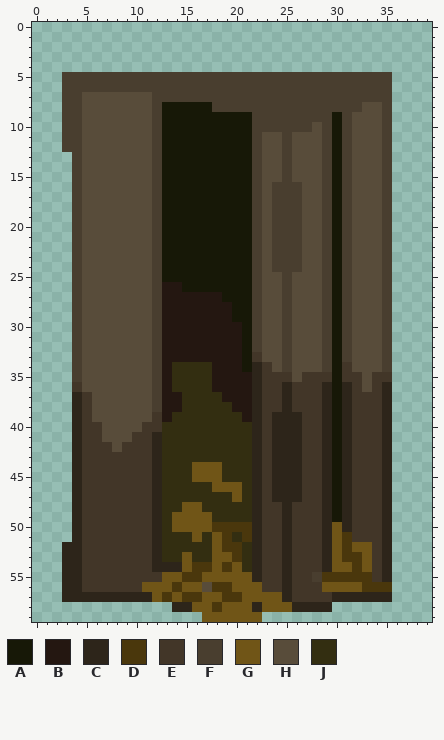
A pixel-art sprite gets an edit: Igor 2/level/images/container.png. Above is the file before it was changed.
The file is 40x60 pixels. Colours within 5 levels of each other are drawn and written as one.
Palette (. is transparent): A #171807  B #241711  C #2d251a  D #4a370c  E #423628  F #493e2f  G #705517  H #584c3a  J #332e11
Pixels before, first column x 3:
 5 FFFFFFFFFFFFFFFFFFFFFFFFFFFFFFFFF
 6 FFFFFFFFFFFFFFFFFFFFFFFFFFFFFFFFF
 7 FFHHHHHHHFFFFFFFFFFFFFFFFFFFFFFFF
 8 FFHHHHHHHFAAAAAFFFFFFFFFFFFFFFHHF
 9 FFHHHHHHHFAAAAAAAAAFFFFFFFFAFHHHF
10 FFHHHHHHHFAAAAAAAAAFFFFFFHFAFHHHF
11 FFHHHHHHHFAAAAAAAAAFHHFHHHFAFHHHF
12 FFHHHHHHHFAAAAAAAAAFHHFHHHFAFHHHF
13 .FHHHHHHHFAAAAAAAAAFHHFHHHFAFHHHF
14 .FHHHHHHHFAAAAAAAAAFHHFHHHFAFHHHF
15 .FHHHHHHHFAAAAAAAAAFHHFHHHFAFHHHF
16 .FHHHHHHHFAAAAAAAAAFHFFFHHFAFHHHF
17 .FHHHHHHHFAAAAAAAAAFHFFFHHFAFHHHF
18 .FHHHHHHHFAAAAAAAAAFHFFFHHFAFHHHF
19 .FHHHHHHHFAAAAAAAAAFHFFFHHFAFHHHF
20 .FHHHHHHHFAAAAAAAAAFHFFFHHFAFHHHF
21 .FHHHHHHHFAAAAAAAAAFHFFFHHFAFHHHF
22 .FHHHHHHHFAAAAAAAAAFHFFFHHFAFHHHF
23 .FHHHHHHHFAAAAAAAAAFHFFFHHFAFHHHF
24 .FHHHHHHHFAAAAAAAAAFHFFFHHFAFHHHF
25 .FHHHHHHHFAAAAAAAAAFHHFHHHFAFHHHF
26 .FHHHHHHHFBBAAAAAAAFHHFHHHFAFHHHF
27 .FHHHHHHHFBBBBBBAAAFHHFHHHFAFHHHF
28 .FHHHHHHHFBBBBBBBAAFHHFHHHFAFHHHF
29 .FHHHHHHHFBBBBBBBAAFHHFHHHFAFHHHF
30 .FHHHHHHHFBBBBBBBBAFHHFHHHFAFHHHF
31 .FHHHHHHHFBBBBBBBBAFHHFHHHFAFHHHF
32 .FHHHHHHHFBBBBBBBBAFHHFHHHFAFHHHF
33 .FHHHHHHHFBBBBBBBBAEHHFHHHFAFHHHF
34 .FHHHHHHHFBJJJJBBBACEHFHHHFAEHHHF
35 .FHHHHHHHFBJJJJBBBBCEEEHEEEAEEHEE
36 .EHHHHHHHFBJJJJBBBBCEECEEECACEHEC
37 .CEHHHHHHFBBJJJJBBBCEECEEECACEEEC
38 .CEHHHHHHFBBJJJJJBBCEECEEECACEEEC
39 .CEHHHHHHEBJJJJJJJBCECCCEECACEEEC
40 .CEEHHHHEEJJJJJJJJJCECCCEECACEEEC
41 .CEEHHHEECJJJJJJJJJCECCCEECACEEEC
42 .CEEEHEEECJJJJJJJJJCECCCEECACEEEC
43 .CEEEEEEECJJJJJJJJJCECCCEECACEEEC
44 .CEEEEEEECJJJGGGJJJCECCCEECACEEEC
45 .CEEEEEEECJJJGGGJJJCECCCEECACEEEC
46 .CEEEEEEECJJJJJGGGJCECCCEECACEEEC
47 .CEEEEEEECJJJJJJJGJCECCCEECACEEEC
48 .CEEEEEEECJJGGJJJJJCEECEEECACEEEC
49 .CEEEEEEECJGGGGJJJJCEECEEECACEEEC
50 .CEEEEEEECJGGGGDDDDCEECEEECGCEEEC
51 .CEEEEEEECJJJGJGDJDCEECEEECGDEEEC
52 CCEEEEEEECJJJJJGDDJCEECEEECGDGGEC
53 CCEEEEEEECJJGJJGGDJCEECEEECGDDGEC
54 CCEEEEEEECCCGDDGDGJCEECEEECGGDGEC
55 CCEEEEEEEEGGDDGGGGGCEECEEFDDDDDEC
56 CCEEEEEEGGGDGGHDDGGGEECEEEGGGGDDD
57 CCCCCCCCCGDGDDGGDDGGGGCEEEECCCCCC
58 ...........CCGGDGGGCGGGCCCC......
59 ..............GGGGGG.............
The same view after the edit:
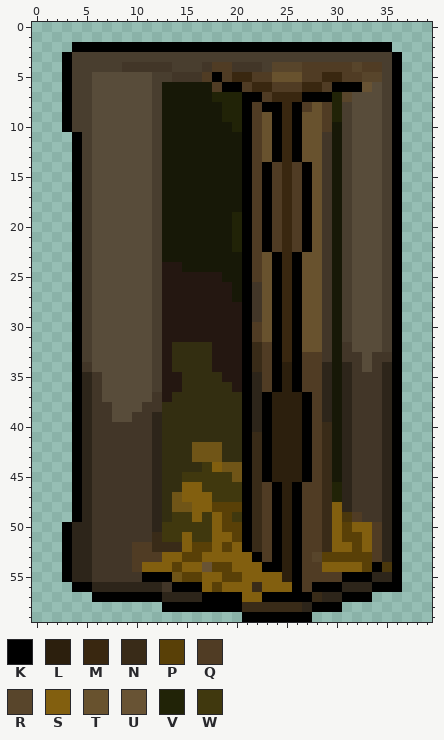
Colours new in this view: K #000000  L #2c1f0d  M #392710  N #392b18  P #594007  Q #503c24  R #58452b  S #825f0f  T #68522e  U #685334  V #212307  W #40380e
The exact change:
y 2: x 4..35 ................................ -> KKKKKKKKKKKKKKKKKKKKKKKKKKKKKKKK
y 3: x 3..36 .................................. -> KFFFFFFFFFFFFFFFFFFFFFFFFFFFFFFFFK
y 4: x 3..36 .................................. -> KFFFFFEEEEEFFFEQQEEEFRRRQQQQQRQQFK
y 5: x 3 F -> K; x 6..11 FFFFFF -> HHHHHH; x 14..34 FFFFFFFFFFFFFFFFFFFFF -> EEEQKQMMQQTTTQQMMQQRR; x 36 . -> K
y 6: x 3 F -> K; x 6..11 FFFFFF -> HHHHHH; x 13..34 FFFFFFFFFFFFFFFFFFFFFF -> AAAAAQKKQMMQQQMMQKKKUH; x 36 . -> K
y 7: x 3 F -> K; x 5 H -> F; x 13..34 FFFFFFFFFFFFFFFFFFFFFF -> AAAAAVVVKKQMMMKKKVRHHH; x 36 . -> K
y 8: x 3 F -> K; x 5 H -> F; x 18..30 FFFFFFFFFFFFF -> AVVKQKKMKQTQV; x 32 F -> H; x 36 . -> K
y 9: x 3 F -> K; x 5 H -> F; x 19..30 AAAFFFFFFFFA -> VVKQTKMKTTQV; x 36 . -> K
y 10: x 3 F -> K; x 5 H -> F; x 20..29 AAFFFFFFHF -> VKQTKMKTTQ; x 36 . -> K
y 11..12: x 3..5 FFH -> .KF; x 21..29 AFHHFHHHF -> KQTKMKTTE; x 36 . -> K
y 13: x 4..5 FH -> KF; x 21..29 AFHHFHHHF -> KQTKMKTTE; x 36 . -> K
y 14..15: x 4..5 FH -> KF; x 21..29 AFHHFHHHF -> KQKQMQKTE; x 36 . -> K
y 16..18: x 4..5 FH -> KF; x 21..29 AFHFFFHHF -> KQKQMQKTE; x 36 . -> K
y 19..22: x 4..5 FH -> KF; x 20..29 AAFHFFFHHF -> VKQKQMQKTE; x 36 . -> K
y 23: x 4..5 FH -> KF; x 21..29 AFHFFFHHF -> KQTKMKTTE; x 36 . -> K
y 24: x 4..5 FH -> KF; x 13..14 AA -> BB; x 21..29 AFHFFFHHF -> KQTKMKTTE; x 36 . -> K
y 25: x 4..5 FH -> KF; x 13..18 AAAAAA -> BBBBBB; x 21..29 AFHHFHHHF -> KQTKMKTTE; x 36 . -> K
y 26: x 4..5 FH -> KF; x 15..19 AAAAA -> BBBBB; x 21..29 AFHHFHHHF -> KETKMKTTE; x 36 . -> K
y 27: x 4..5 FH -> KF; x 19 A -> B; x 21..29 AFHHFHHHF -> KETKMKTTE; x 36 . -> K
y 28..29: x 4..5 FH -> KF; x 20..29 AAFHHFHHHF -> BKETKMKTTE; x 36 . -> K
y 30..31: x 4..5 FH -> KF; x 21..29 AFHHFHHHF -> KQTKMKTTE; x 36 . -> K
y 32: x 4..5 FH -> KF; x 14..17 BBBB -> JJJJ; x 21..29 AFHHFHHHF -> KNQKMKTTE; x 31 F -> E; x 36 . -> K
y 33: x 4..5 FH -> KF; x 14..17 BBBB -> JJJJ; x 21..29 AEHHFHHHF -> KNQKMKQQE; x 31..32 FH -> EE; x 34..36 HF. -> EEK
y 34: x 4..5 FH -> KE; x 21..29 ACEHFHHHF -> KNQKLKQQC; x 31..32 EH -> CE; x 34..36 HF. -> ECK
y 35: x 4..6 FHH -> KCE; x 14 J -> B; x 18 B -> J; x 21 B -> K; x 23..29 EEEHEEE -> QKLKQQC; x 31 E -> C; x 33 H -> E; x 35..36 E. -> CK
y 36: x 4..6 EHH -> KCE; x 14 J -> B; x 18..19 BB -> JJ; x 21 B -> K; x 23..28 EECEEE -> QKLKQQ; x 33 H -> E; x 36 . -> K
y 37: x 4..6 CEH -> KCE; x 12 F -> E; x 14 B -> J; x 19..21 BBB -> JJK; x 23..28 EECEEE -> KLLLKQ; x 36 . -> K
y 38: x 4..7 CEHH -> KCEE; x 11..14 HFBB -> EEJJ; x 20..21 BB -> JK; x 23..28 EECEEE -> KLLLKQ; x 36 . -> K
y 39: x 4..7 CEHH -> KCEE; x 10..13 HHEB -> EECJ; x 21 B -> K; x 23..28 ECCCEE -> KLLLKQ; x 36 . -> K
y 40: x 4..5 CE -> KC; x 7..10 HHHH -> EEEE; x 12 E -> C; x 21 J -> K; x 23..29 ECCCEEC -> KLLLKQN; x 36 . -> K
y 41: x 4..5 CE -> KC; x 7..9 HHH -> EEE; x 21..29 JCECCCEEC -> KNKLLLKQN; x 36 . -> K
y 42: x 4..5 CE -> KC; x 8 H -> E; x 16..18 JJJ -> GGG; x 21..29 JCECCCEEC -> KNKLLLKQN; x 36 . -> K
y 43: x 4..5 CE -> KC; x 16..18 JJJ -> GGG; x 21..29 JCECCCEEC -> KNKLLLKQN; x 36 . -> K
y 44: x 4..5 CE -> KC; x 16..29 GGGJJJCECCCEEC -> JWSGGKNKLLLKQN; x 36 . -> K
y 45: x 4..5 CE -> KC; x 15..29 JGGGJJJCECCCEEC -> WWWWWGKNKLLLKQN; x 36 . -> K
y 46: x 4..5 CE -> KC; x 15..30 JJJGGGJCECCCEECA -> SSWWWWKNQKLKQQNV; x 36 . -> K
y 47: x 4..5 CE -> KC; x 14..30 JJJJJJGJCECCCEECA -> GSSSWWWKNQKLKQQNV; x 36 . -> K
y 48: x 4..5 CE -> KC; x 14 J -> G; x 16..30 GJJJJJCEECEEECA -> SSPPPKNQKLKQQNS; x 36 . -> K
y 49: x 4..5 CE -> KC; x 14..32 GGGGJJJJCEECEEECACE -> WWSWSPWKNQKLKQQNSDQ; x 36 . -> K
y 50: x 3 . -> K; x 5 E -> C; x 13..34 JGGGGDDDDCEECEEECGCEEE -> WWWWWSPPKNQKLKQQNSPSSQ; x 36 . -> K
y 51: x 3 . -> K; x 5 E -> C; x 12..34 CJJJGJGDJDCEECEEECGDEEE -> NWWSWWSSPKNQKLKQQNSPPSQ; x 36 . -> K
y 52: x 3 C -> K; x 5 E -> C; x 10..34 EECJJJJJGDDJCEECEEECGDGGE -> QQNNNSPPSPSKNQKLKQQNSSPSQ; x 36 . -> K
y 53: x 3 C -> K; x 5 E -> C; x 10..34 EECJJGJJGGDJCEECEEECGDDGE -> QQQSSPPSSSSSKQKLKQRPPPPPQ; x 36 . -> K
y 54: x 3 C -> K; x 5 E -> C; x 10..36 EECCCGDDGDGJCEECEEECGGDGEC. -> QSSSPSSUPPSSSKKLKQQSSSSPKDK
y 55: x 3 C -> K; x 5 E -> C; x 11..13 EEG -> KKK; x 15..34 DDGGGGGCEECEEFDDDDDE -> PPSSPPSSSSLKQQQQKKKC; x 36 . -> K
y 56: x 3..36 CCEEEEEEGGGDGGHDDGGGEECEEEGGGGDDD. -> .KKCCCCCCCEKKKSPSSSNSSSKQKKKCCCKKK
y 57: x 3..29 CCCCCCCCCGDGDDGGDDGGGGCEEEE -> ...KKKKKKKCCCCKKKKSSKKKKKNC; x 31..35 CCCCC -> KKK..
y 58: x 13..26 .CCGGDGGGCGGGC -> KKKKKKKKNNNNNN; x 28..30 CC. -> KKK
y 59: x 17..27 GGGGGG..... -> ....KKKKKKK
Boxes around the changes in both pictures, in picture pixels (x1, y1, x2, y2):
changed: (62, 42, 402, 622)
